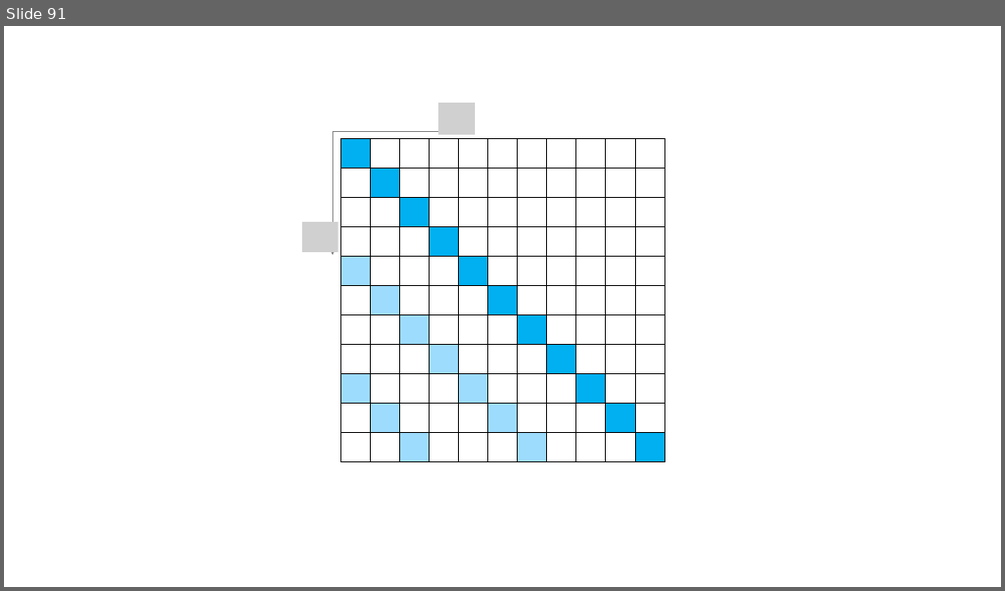
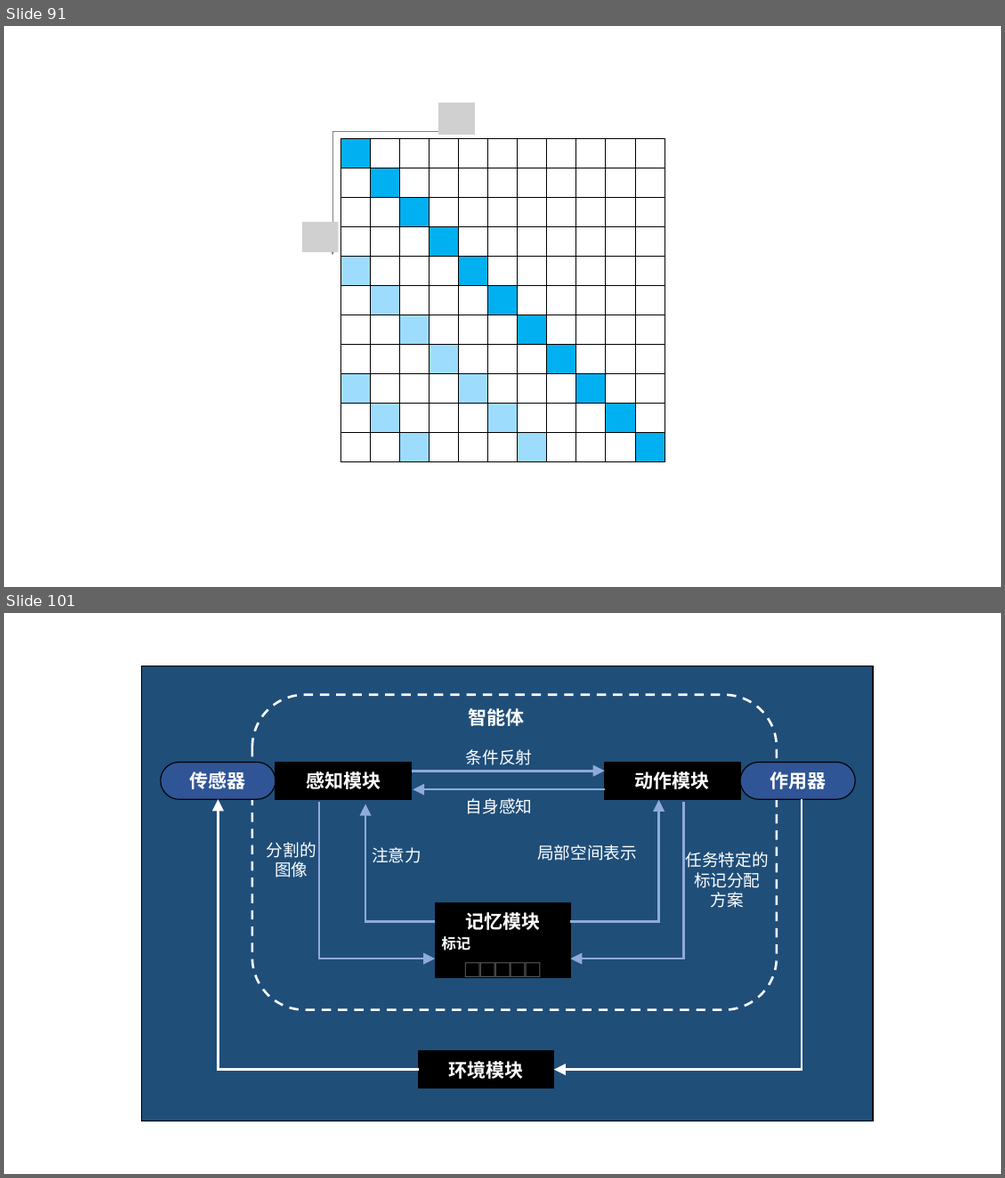
Before and after one commit to clonetimer/pptx, a slide deck: 素材.pptx. Shown one above the other, each under a label of ours: slide 91 before the commit, slides 91 and 101 after it; the slides between them are not shown. The pictures are 1005x591 and 1005x1178 pixels, drawn with LibreOffice and Linux fonts; fonts in the diff are those of the drawing; grey boxes stand for pictures. Boxes give left, top, right and bottom in pixels: in the first picture for what was removed or moved away, otherwise in the second. Text is boxed around its words. In the diff, an @@ line names an element or a change of style, - is before the commit and + after.

```diff
--- a/素材.pptx
+++ b/素材.pptx
@@ slide 101 added at bbox=[4, 613, 1001, 1174], background #FFFFFF @@
@@ group added at bbox=[142, 666, 873, 1121]: 8 elbow arrows, 7 texts, 6 rectangles, 2 freeform shapes, 1 rounded rectangle @@
+传感器
+感知模块
+记忆模块
+标记
+□□□□□
+动作模块
+环境模块
+作用器
+智能体
+分割的
+图像
+注意力
+条件反射
+自身感知
+局部空间表示
+任务特定的
+标记分配
+方案
```
Also in this commit, not shown: 1 slide changed, 36 other slides added.
